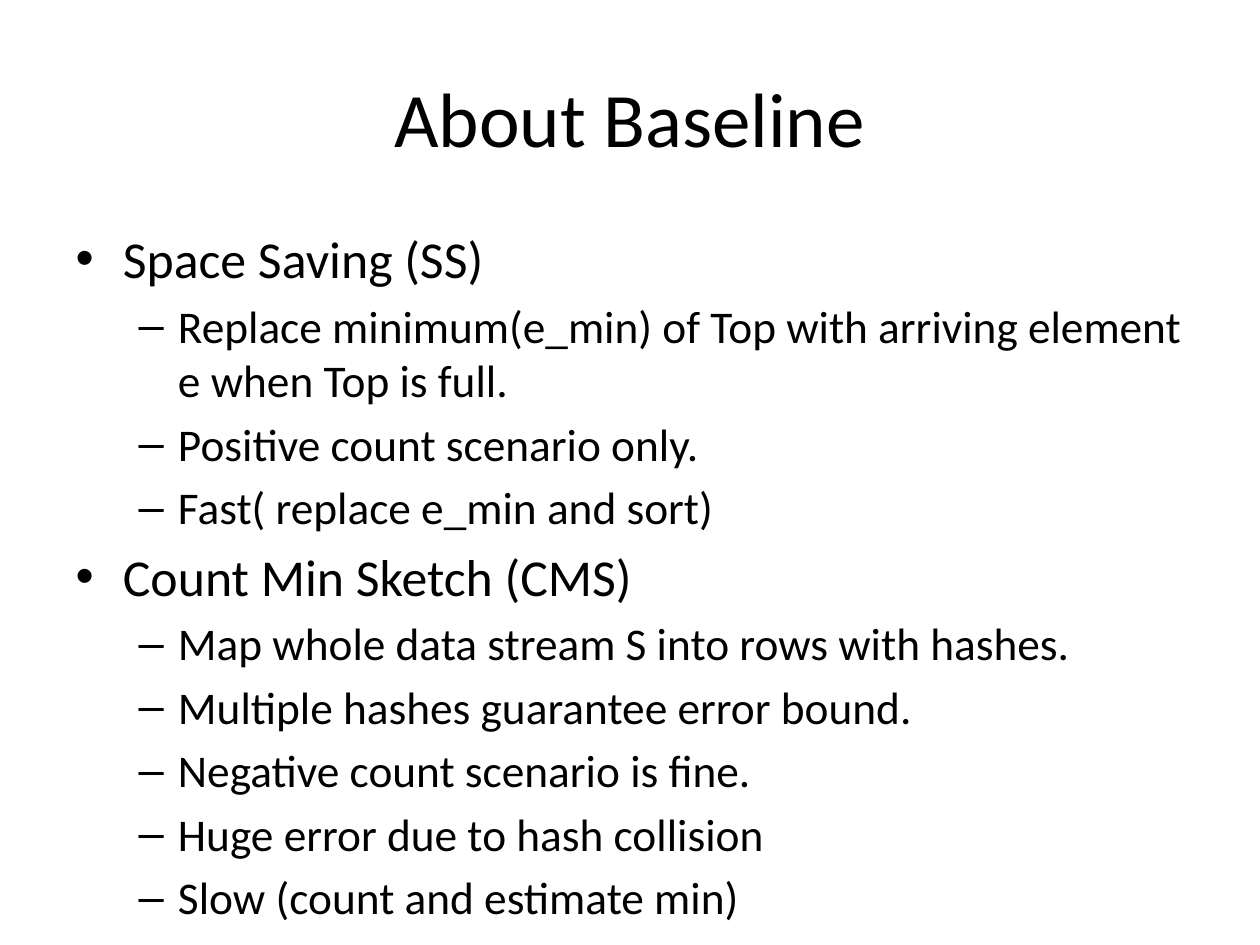
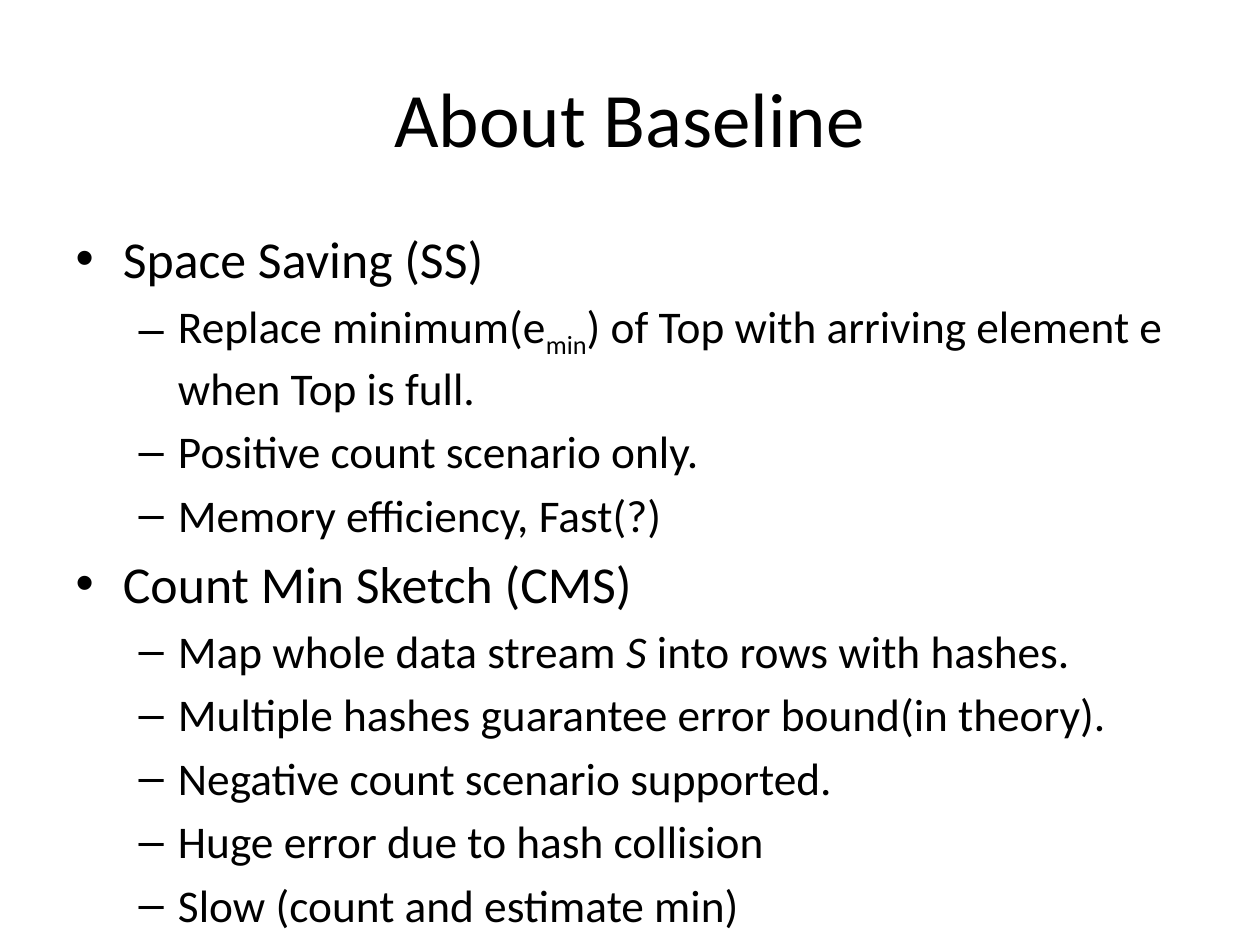
Before and after one commit to peropero1/Python, a slide deck: slide 2 of result/report.pptx. Drawn at 1260x945 pixels with LibreOffice and Linux fonts; fonts in the diff are those of the drawing. Boxes give left, top, right and bottom in pixels: in the first picture for what was removed or moved away, otherwise in the second. Text is boxed around its words. In the diff, an @@ line names an element or a change of style, - is before the commit and + after.

```diff
--- a/result/report.pptx
+++ b/result/report.pptx
@@ text at [178,310,1162,413]: text changed @@
-  – Replace minimum(e_min) of Top with arriving element e when Top is full.
+  – Replace minimum(emin) of Top with arriving element e when Top is full.
@@ text at [178,499,661,540]: text changed @@
-  – Fast( replace e_min and sort)
+  – Memory efficiency, Fast(?)
@@ text at [178,636,1070,676]: italic on in "S" @@
@@ text at [178,698,1105,803]: text changed @@
-  – Multiple hashes guarantee error bound.
-  – Negative count scenario is fine.
+  – Multiple hashes guarantee error bound(in theory).
+  – Negative count scenario supported.
```
Also in this commit, not shown: 2 other slides changed, 1 slide added, 4 slides removed, 13 other files.
